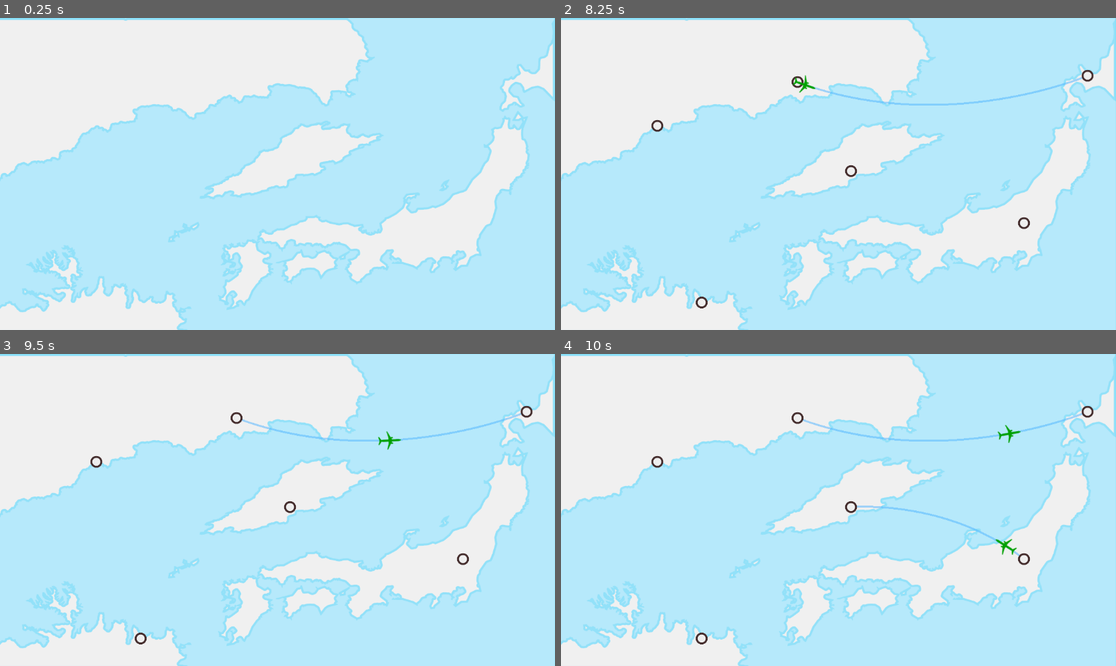
Above: before the commit, frames 1-4 (two rows, left to right).
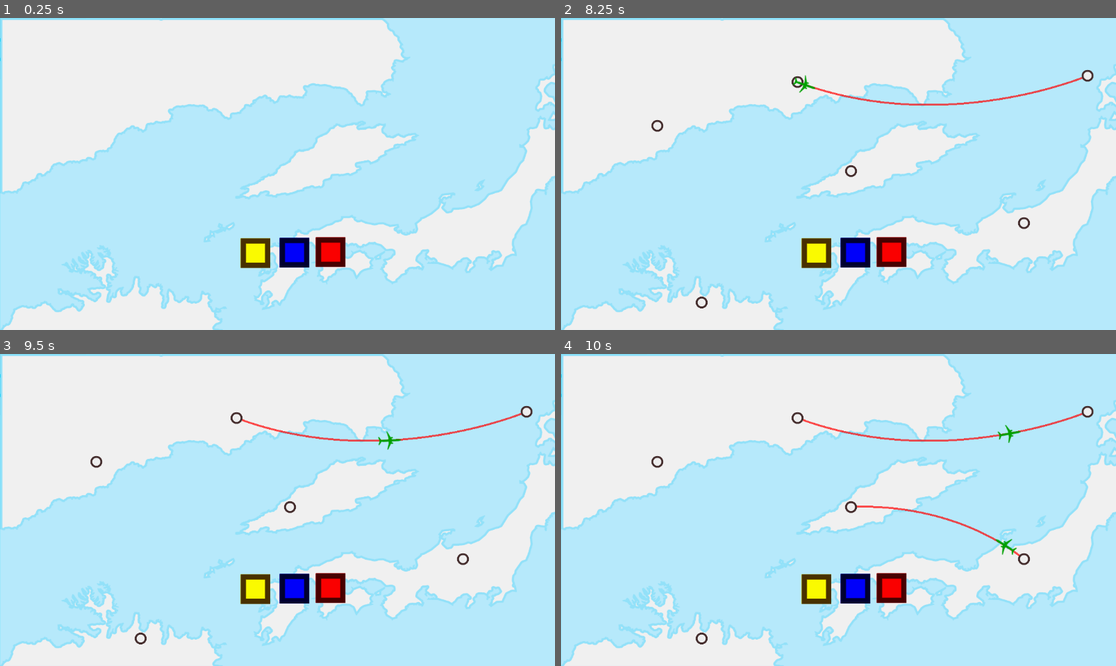
Above: after the commit, the same moments.

Repository: top-it-090304/Holding-Pattern
Game: Godot game, scene res://scene/Main.tscn
Two runs of this game, one before a commit and one after it. Both use one fixed random seed, a clock stepped at 60 frames per second and the inputs below.
Inputs (mouse positions are in pixels of both pictures, inside the frame that each line leads up to):
- Up to frame 1 (0.25 s): no input
- Up to frame 2 (8.25 s): click (816, 252) at 0.52 s; click (855, 252) at 1.27 s; click (894, 252) at 2.02 s; click (816, 252) at 2.77 s; click (855, 252) at 3.52 s; click (894, 252) at 4.27 s; click (816, 252) at 5.02 s; click (855, 252) at 5.77 s; click (894, 252) at 6.52 s; tap Enter at 7.25 s; move the mouse to (799, 83) at 7.27 s; click (799, 83) at 7.42 s; tap Space at 8 s; move the mouse to (1088, 77) at 8.02 s; click (1088, 77) at 8.17 s
- Up to frame 3 (9.5 s): move the mouse to (460, 559) at 8.77 s; click (460, 559) at 8.92 s
- Up to frame 4 (10 s): move the mouse to (849, 506) at 9.52 s; click (849, 506) at 9.67 s

The runs differ from the first frame. In frame 1, 23% of the frame differs, in the area x 0-100%, y 0-100%; in frame 2, 23%; in frame 3, 23%; in frame 4, 23%.

Commit message:
Added colors to lines

Diff:
--- a/scene/Main.tscn
+++ b/scene/Main.tscn
@@ -2,13 +2,23 @@
 
 [ext_resource type="Script" uid="uid://sp2ta70qytu6" path="res://scripts/Main.gd" id="1_nbc6x"]
 [ext_resource type="Texture2D" uid="uid://qrsbytgaea84" path="res://objects/field_blue.png" id="2_h6nst"]
+[ext_resource type="Texture2D" uid="uid://bjil8gjfbvr62" path="res://objects/point_square.png" id="3_hr7lf"]
+
+[sub_resource type="ButtonGroup" id="ButtonGroup_hr7lf"]
+allow_unpress = true
+
+[sub_resource type="ButtonGroup" id="ButtonGroup_yiwpq"]
+allow_unpress = true
+
+[sub_resource type="ButtonGroup" id="ButtonGroup_mnmej"]
+allow_unpress = true
 
 [node name="Main" type="Node2D" unique_id=699429658]
 script = ExtResource("1_nbc6x")
 
 [node name="Map" type="Sprite2D" parent="." unique_id=570708504]
 z_index = -1
-position = Vector2(539.375, 325.99997)
+position = Vector2(613, 326.00003)
 scale = Vector2(0.63815117, 0.6037037)
 texture = ExtResource("2_h6nst")
 
@@ -35,4 +45,44 @@
 [node name="Marker2D6" type="Marker2D" parent="AirportSpawn" unique_id=233310926]
 position = Vector2(1093, 120)
 
+[node name="yb" type="Button" parent="." unique_id=1877033529]
+modulate = Color(1, 1, 0, 1)
+offset_left = 491.0
+offset_top = 450.0
+offset_right = 568.0
+offset_bottom = 527.0
+toggle_mode = true
+button_pressed = true
+action_mode = 0
+button_group = SubResource("ButtonGroup_hr7lf")
+icon = ExtResource("3_hr7lf")
+flat = true
+
+[node name="bb" type="Button" parent="." unique_id=1888030756]
+modulate = Color(0, 0, 1, 1)
+offset_left = 572.0
+offset_top = 449.0
+offset_right = 649.0
+offset_bottom = 526.0
+toggle_mode = true
+action_mode = 0
+button_group = SubResource("ButtonGroup_yiwpq")
+icon = ExtResource("3_hr7lf")
+flat = true
+
+[node name="rb" type="Button" parent="." unique_id=1218500919]
+modulate = Color(1, 0, 0, 1)
+offset_left = 647.0
+offset_top = 448.0
+offset_right = 724.0
+offset_bottom = 525.0
+toggle_mode = true
+action_mode = 0
+button_group = SubResource("ButtonGroup_mnmej")
+icon = ExtResource("3_hr7lf")
+flat = true
+
 [connection signal="timeout" from="Timer" to="." method="_on_spawn_timer_timeout"]
+[connection signal="toggled" from="yb" to="." method="_on_yb_toggled"]
+[connection signal="toggled" from="bb" to="." method="_on_bb_toggled"]
+[connection signal="toggled" from="rb" to="." method="_on_rb_toggled"]
--- a/scripts/Main.gd
+++ b/scripts/Main.gd
@@ -1,7 +1,7 @@
 extends Node2D
 
-@export var airport_scene: PackedScene = preload("res://scene/Airport.tscn")
-@export var route_scene: PackedScene = preload("res://scene/Route.tscn")
+var airport_scene = load("res://scene/Airport.tscn")
+var route_scene = load("res://scene/Route.tscn")
 
 @onready var spawn_points_node := $AirportSpawn
 var airport_points: Array[Vector2] = []
@@ -47,10 +47,29 @@
 		if selected_airport != airport:
 			var route = route_scene.instantiate()
 			add_child(route)
-			route.create_line(selected_airport, airport)
+			route.create_line(selected_airport, airport, line_color)
 
 		selected_airport = null
 
 
 func _on_spawn_timer_timeout():
 	spawn_airport()
+
+signal color_changed(new_color)
+
+var line_color = Color(1, 1, 0, 0.7)
+
+func _on_yb_toggled(on_toggled: bool):
+	line_color = Color(1, 1, 0, 0.7)
+	color_changed.emit(line_color)
+	print("yb toggled")
+
+func _on_bb_toggled(on_toggled: bool):
+	line_color = Color(0, 0, 1, 0.7)
+	color_changed.emit(line_color)
+	print("bb toggled")
+
+func _on_rb_toggled(on_toggled: bool):
+	line_color = Color(1, 0, 0, 0.7)
+	color_changed.emit(line_color)
+	print("rb toggled")
--- a/scripts/Plane.gd
+++ b/scripts/Plane.gd
@@ -14,14 +14,12 @@
 
 	if forward:
 		t += speed * delta
-		print(t)
 		if t >= 1.0:
 			t = 1.0
 			arrival()
 			print("Reload")
 	else:
 		t -= speed * delta
-		print(t)
 
 		if t <= 0.0:
 			t = 0.0
--- a/scripts/Route.gd
+++ b/scripts/Route.gd
@@ -2,12 +2,17 @@
 
 # Используем load, чтобы избежать ошибки instantiate на null
 var plane_scene = load("res://scene/Plane.tscn")
+@onready var buttons_script = $"/root/Main"
 
-func create_line(airport_a, airport_b):
+func _ready():
+	buttons_script.color_changed.connect(create_line)
+
+func create_line(airport_a, airport_b, new_color):
+
 	var line = Line2D.new()
 	add_child(line)
 	line.width = 4.0
-	line.default_color = Color(0.3, 0.7, 1.0, 0.5)
+	line.default_color = new_color
 	line.z_index = -1
 
 	var curve = Curve2D.new()
Not shown, added: scene/76ed3835-abfc-400d-aebc-cd37fd620226.jfif
